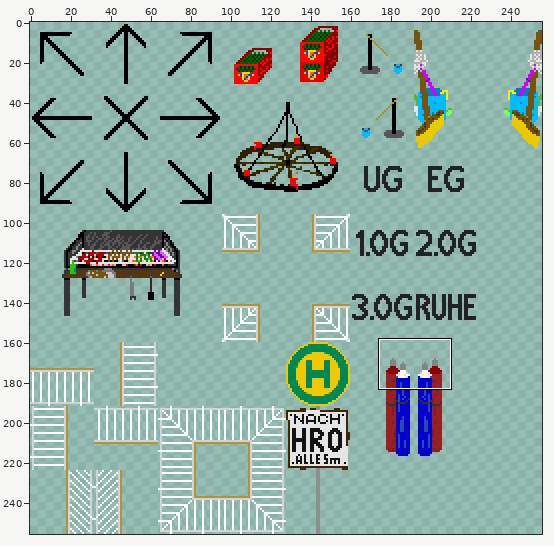
Edited in one commit: sprite sheet (Zapf_Uni_Greifswald/tilesets/tileset_Tristan.png). The first picture is a wide view before the edit; the outline marks the close-up.
Close-up. As it was:
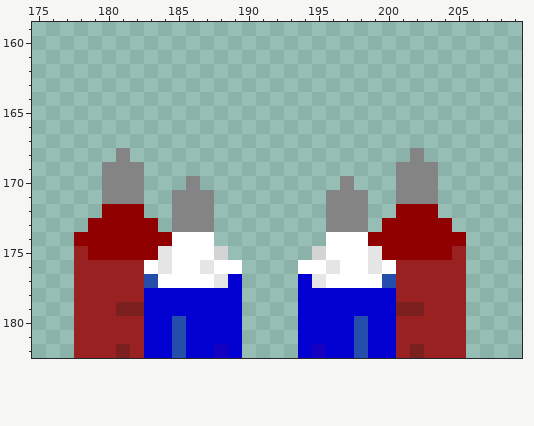
The file is 256x256 pixels. Colours within 5 levels of each other are drawn and written as one. Shown: x 175..209, y 159..182.
Now the later version:
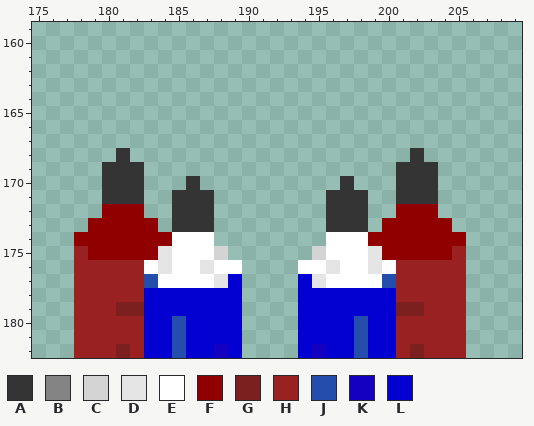
Palette (. is transparent): A #343434  B #858484  C #d4d4d4  D #e5e5e5  E #ffffff  F #900000  G #7c1f1f  H #9a2121  J #254dac  K #1400c1  L #0300d2
The edit:
Changed rows in their new state; - is an unchanged pixel.
first column x 180:
168 -A--------------------A-
169 AAA------------------AAA
170 AAA---A----------A---AAA
171 AAA--AAA--------AAA--AAA
172 -----AAA--------AAA-----
173 -----AAA--------AAA-----
Pixel boxes of the changes (left, top, right, bottom) in both close-ups:
changed: (102, 148, 214, 232)
changed: (326, 148, 438, 232)
